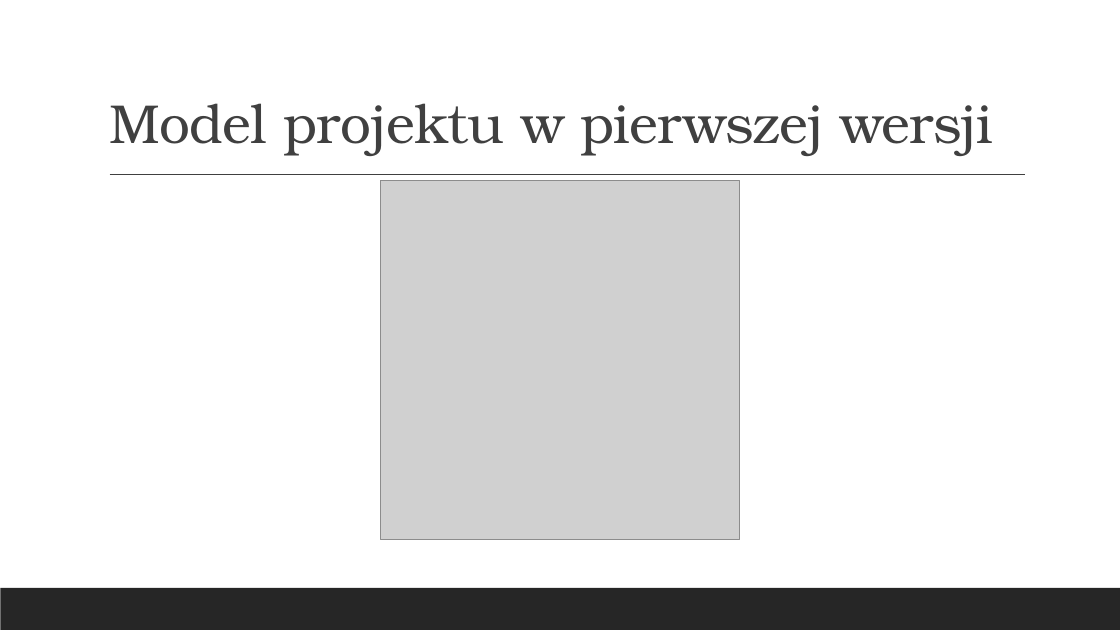
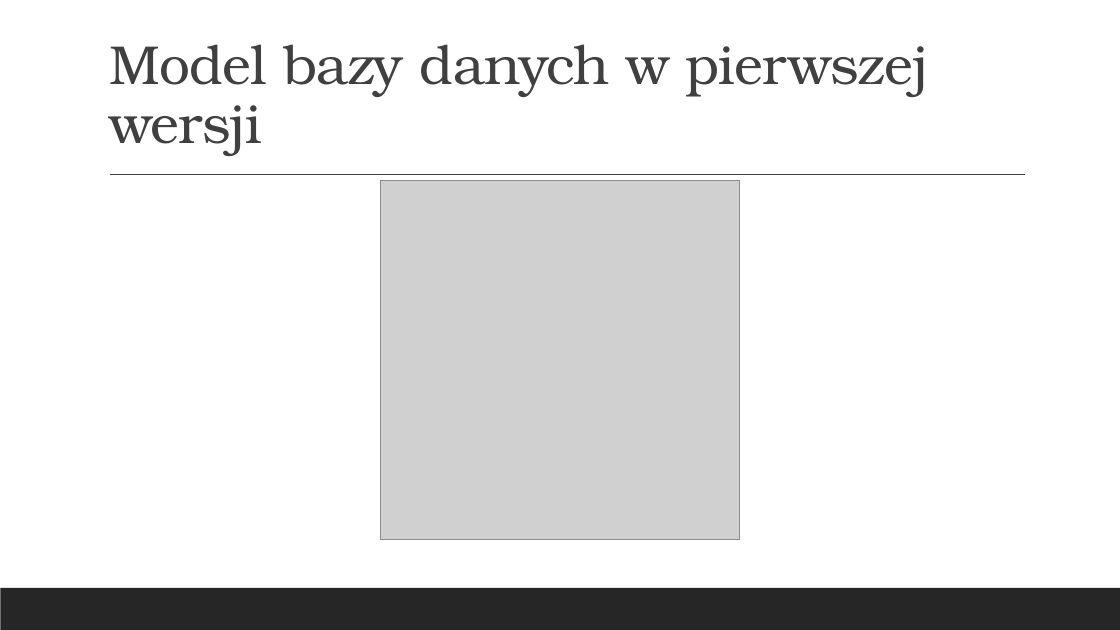
Before and after one commit to hubert-kniola/CodeRevv, a slide deck: slide 8 of pz/1/Z1P1.pptx (slide 7 before the commit). Drawn at 1120x630 pixels with LibreOffice and Linux fonts; fonts in the diff are those of the drawing; grey boxes stand for pictures. Boxes give left, top, right and bottom in pixels: in the first picture for what was removed or moved away, otherwise in the second. Text is boxed around its words. In the diff, an @@ line names an element or a change of style, - is before the commit and + after.

```diff
--- a/pz/1/Z1P1.pptx
+++ b/pz/1/Z1P1.pptx
@@ title at (109,44,928,156): text changed @@
-Model projektu w pierwszej wersji
+Model bazy danych w pierwszej wersji
```
Also in this commit, not shown: 4 other slides changed, 4 slides added, 4 slides removed.
